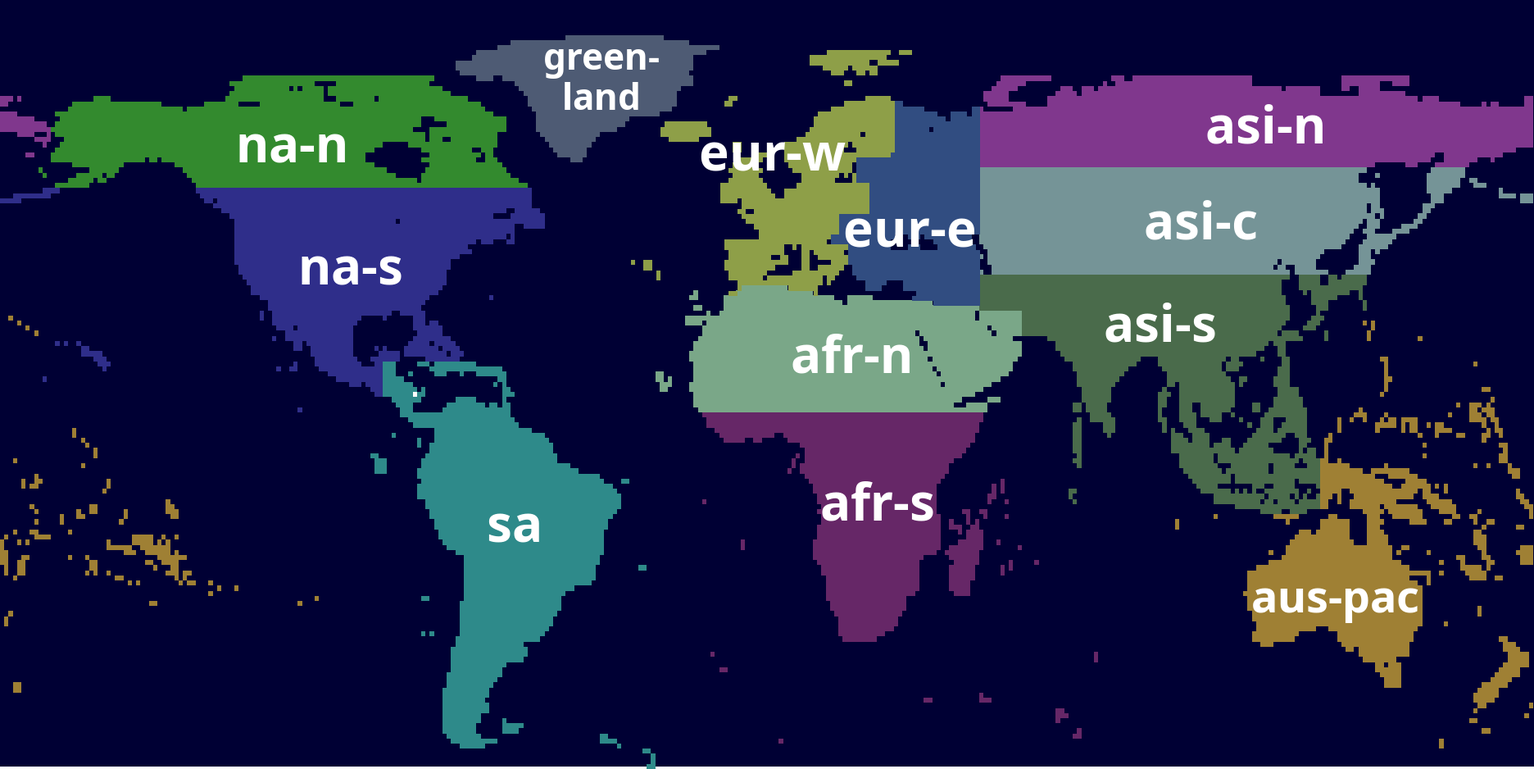
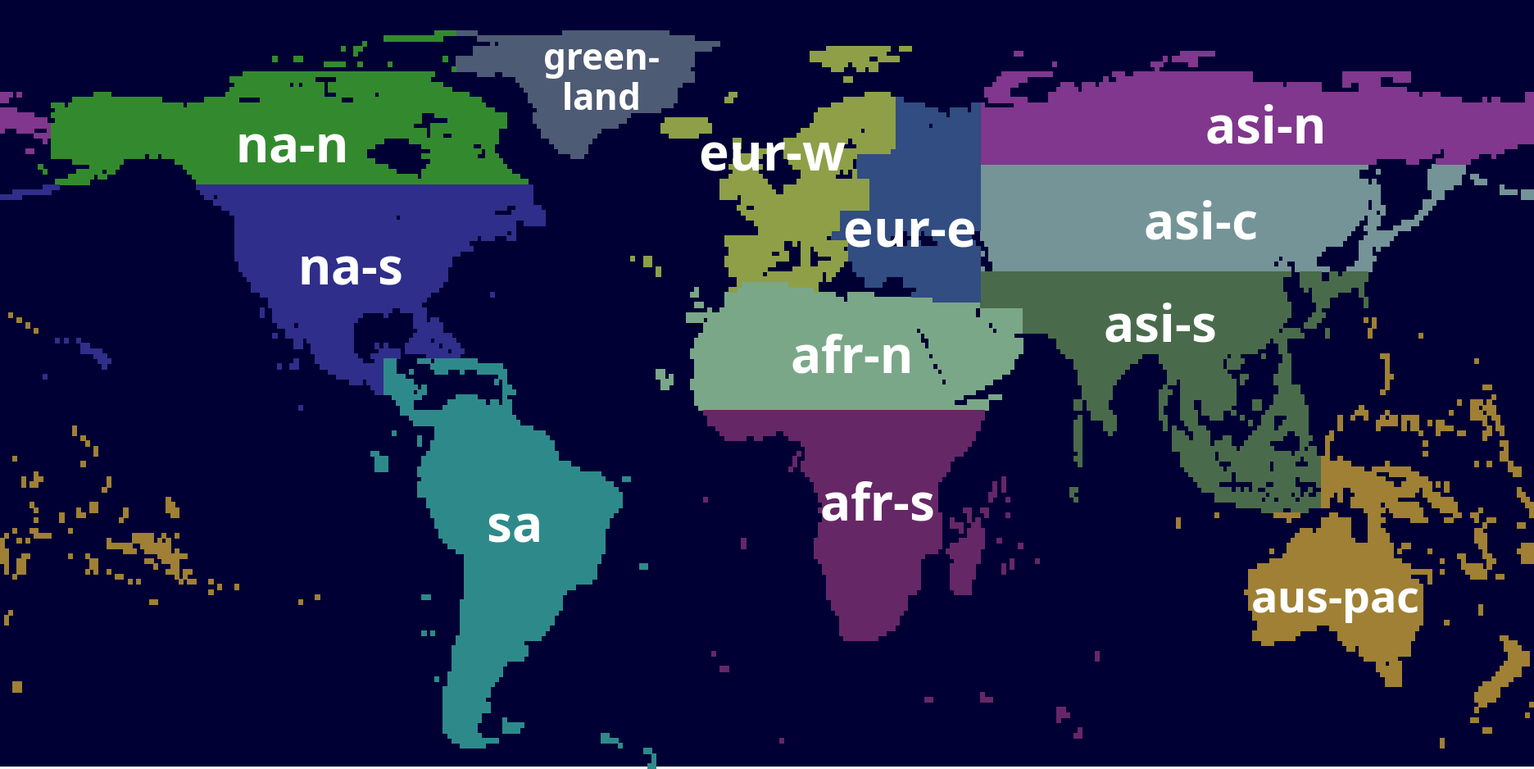
Layer changes from the first 1534 x 769 image to the second:
painted on "sa" over [370, 358, 657, 769]
painted on "na-s" over [0, 184, 546, 413]
painted on "na-n" over [37, 30, 529, 188]
painted on "greenland" over [455, 30, 721, 163]
painted on "eur-w" over [630, 45, 913, 296]
painted on "eur-e" over [831, 96, 982, 306]
painted on "aus-pac" over [0, 312, 1534, 749]
painted on "asi-s" over [979, 271, 1369, 514]
painted on "asi-n" over [0, 50, 1534, 168]
painted on "asi-c" over [979, 163, 1534, 275]
painted on "afr-s" over [702, 409, 1100, 744]
painted on "afr-n" over [655, 281, 1024, 413]
